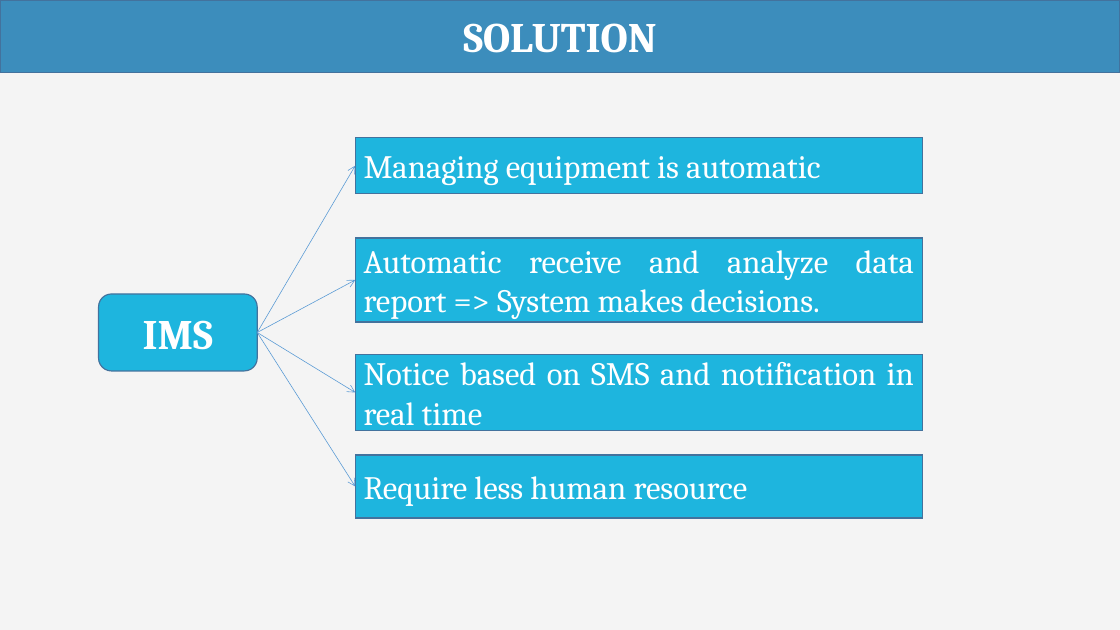
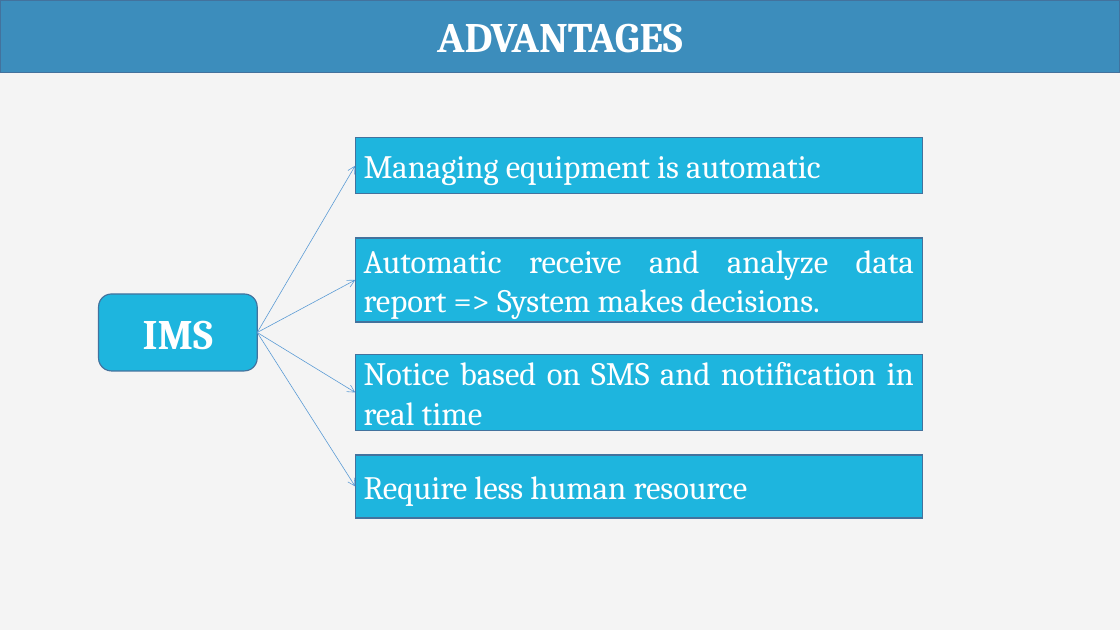
Before and after one commit to haltt051093/IMS-datacenter, a slide deck: slide 26 of Document/Presentation/IMS_20160407_Presentation.pptx (slide 11 before the commit). Drawn at 1120x630 pixels with LibreOffice and Linux fonts; fonts in the diff are those of the drawing. Boxes give left, top, right and bottom in pixels: in the first picture for what was removed or moved away, otherwise in the second. Text is boxed around its words. In the diff, an @@ line names an element or a change of style, - is before the commit and + after.

```diff
--- a/Document/Presentation/IMS_20160407_Presentation.pptx
+++ b/Document/Presentation/IMS_20160407_Presentation.pptx
@@ text in rectangle at [437,23,683,53]: text changed @@
-SOLUTION
+ADVANTAGES
```
Also in this commit, not shown: 5 other slides changed, 15 slides added, 1 other file.
